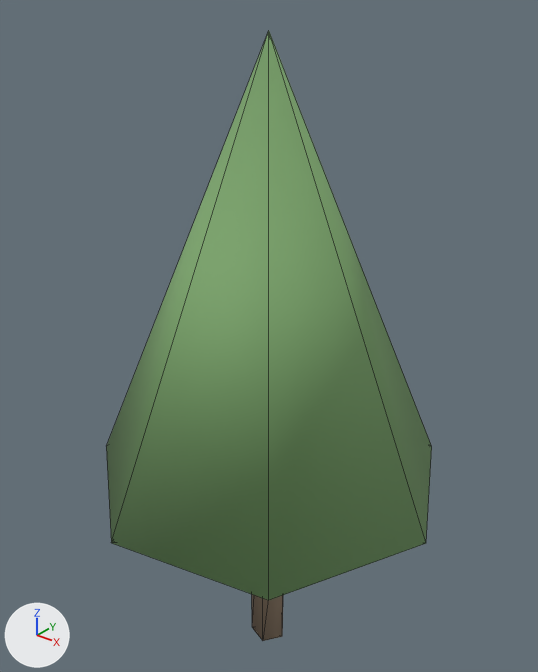
Renders of the glTF model prototype/assets/models/terrain/ambient_tree_18.glb from each side of a commit.
The view is the same before and after, from a camera (50 mm lens) standing at (1.209, -1.511, 2.089) and looking at (-0.032, 0.041, 1.127). Every picture has the same lights, and +X, +Y and +Z are marked at lower left. The older version comes first. Mesh edges are drawn as thin lines.

The older version as bpy lines, for what is in view:
```python
mat_ambient_tree_18_mat0 = principled_material('ambient_tree_18_mat0')
mat_ambient_tree_18_mat0.base_color = (0.3, 0.22, 0.15)  # brown #95816c
mat_ambient_tree_18_mat0.roughness = 0.95
mat_ambient_tree_18_mat1 = principled_material('ambient_tree_18_mat1')
mat_ambient_tree_18_mat1.base_color = (0.2, 0.38, 0.15)  # green #7ca66c
mat_ambient_tree_18_mat1.roughness = 0.85
me_ambient_tree_18_mesh = bpy.data.meshes.new('ambient_tree_18_mesh')
me_ambient_tree_18_mesh.from_pydata(...)  # a 5-sided cylinder along z spanning x -0.05..0.06, y -0.06..0.06, z 0.0..0.69, material slot 0; a 7-sided cone pointing to +z spanning x -0.5..0.55, y -0.54..0.54, z 0.69..1.97, material slot 1
me_ambient_tree_18_mesh.materials.append(mat_ambient_tree_18_mat0)  # brown #95816c
me_ambient_tree_18_mesh.materials.append(mat_ambient_tree_18_mat1)  # green #7ca66c
ob_ambient_tree_18 = bpy.data.objects.new('ambient_tree_18', me_ambient_tree_18_mesh)
ob_ambient_tree_18.location = (0.0, 0.0, 0.0)
```
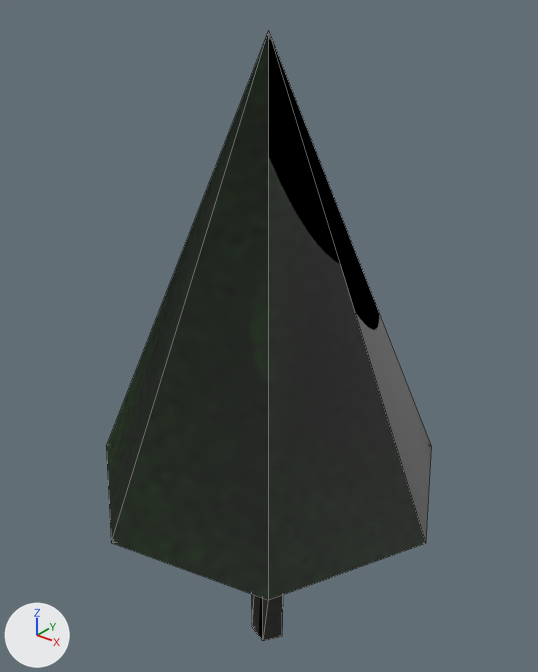
Diff of the bpy script that builds the scene:
```diff
--- a/prototype/assets/models/terrain/ambient_tree_18.glb.py
+++ b/prototype/assets/models/terrain/ambient_tree_18.glb.py
@@ img_ambient_tree_18_mat1_rough @@
+img_ambient_tree_18_mat1_rough = load_image('ambient_tree_18_mat1_rough', '_unpacked/ambient_tree_18_mat1_rough', 128, 128, 'Non-Color')
@@ img_ambient_tree_18_mat1_albedo @@
+img_ambient_tree_18_mat1_albedo = load_image('ambient_tree_18_mat1_albedo', '_unpacked/ambient_tree_18_mat1_albedo', 128, 128, 'sRGB')
@@ img_ambient_tree_18_mat1_norm @@
+img_ambient_tree_18_mat1_norm = load_image('ambient_tree_18_mat1_norm', '_unpacked/ambient_tree_18_mat1_norm', 128, 128, 'Non-Color')
@@ img_ambient_tree_18_mat0_norm @@
+img_ambient_tree_18_mat0_norm = load_image('ambient_tree_18_mat0_norm', '_unpacked/ambient_tree_18_mat0_norm', 128, 128, 'Non-Color')
@@ img_ambient_tree_18_mat0_rough @@
+img_ambient_tree_18_mat0_rough = load_image('ambient_tree_18_mat0_rough', '_unpacked/ambient_tree_18_mat0_rough', 128, 128, 'Non-Color')
@@ img_ambient_tree_18_mat0_albedo @@
+img_ambient_tree_18_mat0_albedo = load_image('ambient_tree_18_mat0_albedo', '_unpacked/ambient_tree_18_mat0_albedo', 128, 128, 'sRGB')
@@ mat_ambient_tree_18_mat0 @@
 mat_ambient_tree_18_mat0 = bpy.data.materials.new('ambient_tree_18_mat0')
-# nodes: BsdfPrincipled, OutputMaterial
-# colours: brown #95816c
+# nodes: BsdfPrincipled, Math, NormalMap, OutputMaterial, SeparateColor, TexImage x3
+# uses the picture img_ambient_tree_18_mat0_albedo
+# uses the picture img_ambient_tree_18_mat0_norm
+# uses the picture img_ambient_tree_18_mat0_rough
@@ mat_ambient_tree_18_mat1 @@
 mat_ambient_tree_18_mat1 = bpy.data.materials.new('ambient_tree_18_mat1')
-# nodes: BsdfPrincipled, OutputMaterial
-# colours: green #7ca66c
+# nodes: BsdfPrincipled, Math, NormalMap, OutputMaterial, SeparateColor, TexImage x3
+# uses the picture img_ambient_tree_18_mat1_albedo
+# uses the picture img_ambient_tree_18_mat1_norm
+# uses the picture img_ambient_tree_18_mat1_rough
@@ me_ambient_tree_18_mesh @@
 me_ambient_tree_18_mesh.from_pydata(...)  # 18 vertices, 28 faces; spans x -0.5..0.55, y -0.54..0.54, z 0.0..1.97
 # used by ob_ambient_tree_18; location = (0.0, 0.0, 0.0)
+# me_ambient_tree_18_mesh part 1: texture (UV) coordinates changed
 me_ambient_tree_18_mesh.materials.append(mat_ambient_tree_18_mat0)
```

Pixel boxes (x1, y1, x2, y2) of what changed, in the pictures (538 x 672 px):
'ambient_tree_18', surface changed (green to black): (106, 31, 432, 641) in both
